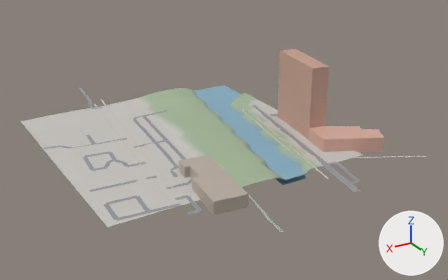
The glTF model game/world/tile_0_4.glb: old version first, new version second.
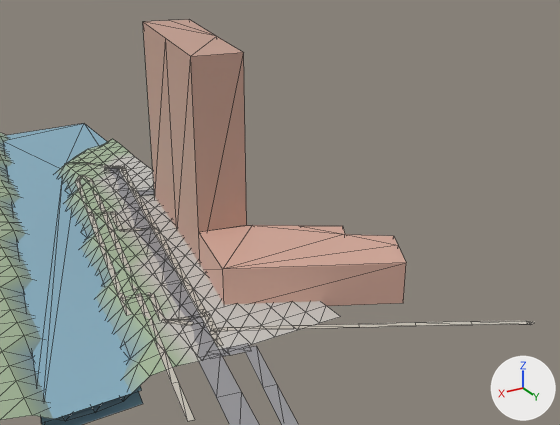
There are two pictures of each version: one whole from a camera (50 mm lens) standing at (389.0, -632.0, 245.0) and looking at (91.0, -1128.0, -3.0), one close up from a camera (50 mm lens) standing at (125.0, -852.0, 126.0) and looking at (-2.0, -1064.0, 20.0). Every picture has the same lights, and +X, +Y and +Z are marked at lower right. The older version's two pictures come first. The close-ups show mesh edges as thin lines. Where no turn or scale is listed for an object, it has been applied to the vertices. Vertices at exactly the same position are counted once.

The scene before the commit, as lines of its bpy script (objects in view):
```python
me_buildings = bpy.data.meshes.new('buildings')
me_buildings.from_pydata(...)  # 56 vertices, 100 faces; spans x -34.0..179.0, y -1148.0..-995.0, z -2.0..74.0
me_buildings.materials.append(mat_defaultmaterial)
me_roads = bpy.data.meshes.new('roads')
me_roads.from_pydata(...)  # 888 vertices, 498 faces; spans x -50.0..256.0, y -1356.0..-951.0, z -1.0..5.0
me_roads.materials.append(mat_defaultmaterial_001)
me_terrain = bpy.data.meshes.new('terrain')
me_terrain.from_pydata(...)  # 1089 vertices, 2048 faces; spans x 0.0..256.0, y -1280.0..-1024.0, z -5.0..5.0
me_terrain.materials.append(mat_defaultmaterial_003)
ob_buildings = bpy.data.objects.new('buildings', me_buildings)
ob_buildings.location = (0.0, 0.0, 0.0)
ob_roads = bpy.data.objects.new('roads', me_roads)
ob_roads.location = (0.0, 0.0, 0.0)
ob_terrain = bpy.data.objects.new('terrain', me_terrain)
ob_terrain.location = (0.0, 0.0, 0.0)
# also in view: 'areas' at (47.0, -1152.0, -5.0)
```
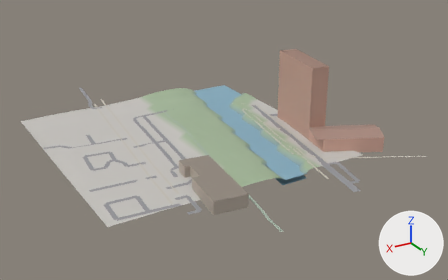
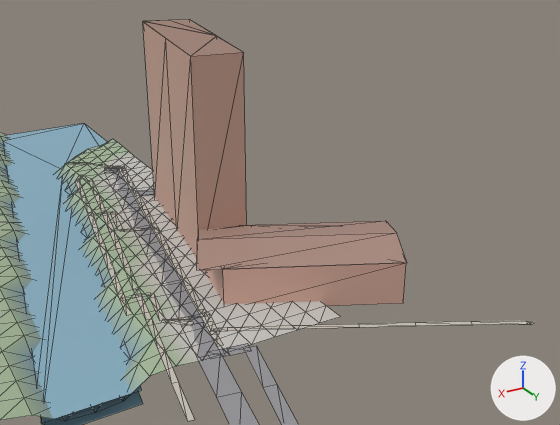
The edits, one by one:
me_buildings is used by ob_buildings; location (0.0, 0.0, 0.0).
Verts and faces of me_buildings; kept vertices keep their numbers, new ones are numbered from 56.
me_buildings had 56 vertices, 100 faces and spanned x -34.0..179.0, y -1148.0..-995.0, z -2.0..74.0.
me_buildings now has 80 vertices, 122 faces and spans x -40.0..179.0, y -1148.0..-995.0, z -2.0..74.0.
Part 1, on me_buildings:
New vertex 56 is at (-25.0, -1023.0, 13.0), pixel (407, 262).
New vertex 57 is at (-40.0, -1053.0, 13.0), pixel (385, 220).
New vertex 58 is at (-32.0, -1038.0, 16.0), pixel (396, 232).
New vertices 59, 60, 61 stand at vertices 56, 57, 58, in that order, plus (60.0, -30.0, 0.0).
New faces: (59, 61, 60), (56, 57, 58), (56, 60, 57), (56, 59, 60), (56, 58, 59), (58, 61, 59).
New faces: (57, 61, 58), (57, 60, 61).
Part 2, on me_buildings:
New vertex 73 is at (0.0, -1106.0, 74.0), pixel (216, 35).
New vertex 74 is at (-7.0, -1144.0, 74.0), pixel (189, 19).
New vertex 75 is at (1.0, -1146.0, 74.0), pixel (168, 20).
New vertex 76 is at (11.0, -1148.0, 74.0), pixel (142, 21).
New vertex 77 is at (17.0, -1111.0, 74.0), pixel (165, 38).
New vertex 78 is at (22.0, -1079.0, 74.0), pixel (190, 56).
New vertex 79 is at (5.0, -1076.0, 74.0), pixel (243, 52).
New faces: (73, 79, 78), (76, 78, 77), (73, 75, 74), (73, 78, 76), (73, 76, 75).
Other edits to the shape of me_buildings do not show in these pictures.

Where the change shows, as pixel boxes (x1, y1, x2, y2) in the close-ups (560 x 425 px):
'buildings', reshaped
    before: (143, 20, 406, 306)
    after: (143, 19, 407, 306)
part 1 of me_buildings, added (beige)
    after: (197, 221, 407, 270)
part 2 of me_buildings, added (brown)
    after: (144, 19, 242, 56)
